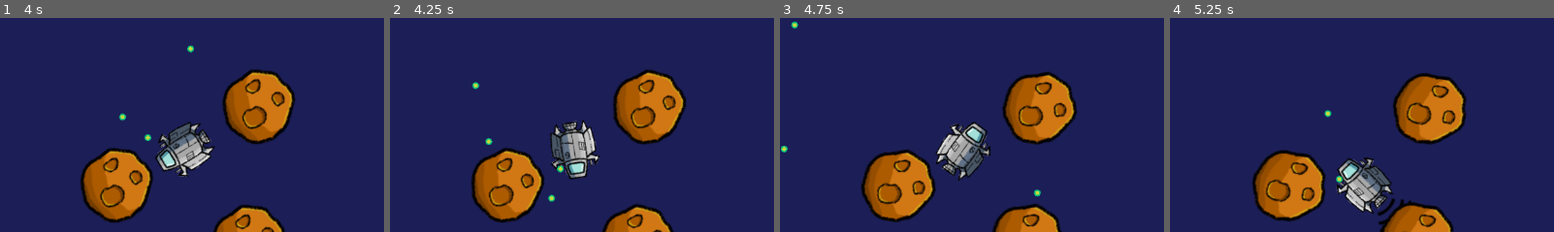
Above: before the commit, frames 1-4 (left to right).
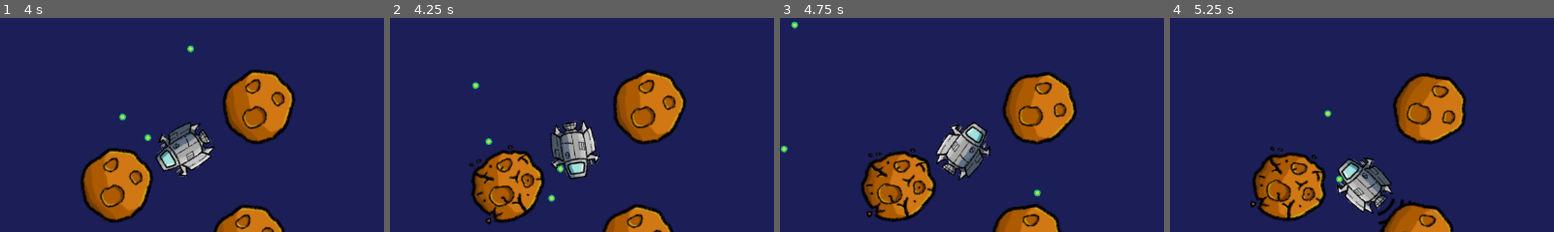
Above: after the commit, the same moments.

Repository: proJJ999/Spaceship-Enjoyer
Game: Godot game, scene res://src/levels/level_template.tscn
Two runs of this game, one before a commit and one after it. Both use one fixed random seed, a clock stepped at 60 frames per second and the inputs below.
Inputs:
- Up to frame 1 (4 s): hold D (move_right) 0.53-1.28 s; hold Up (shoot) 0.53-1.28 s; hold S (move_down) 1.28-2.03 s; tap Up (shoot) at 1.35, 2.85 s; hold D (move_right) 2.03-2.78 s; hold Up (shoot) 2.03-2.78 s; hold W (move_up) 2.78-3.53 s; hold Left (left) from 3.53 s (still down); hold Up (shoot) from 3.53 s (still down)
- Up to frame 2 (4.25 s): keep holding Left (left); keep holding Up (shoot)
- Up to frame 3 (4.75 s): keep holding Left (left); release Up (shoot) at 4.28 s; tap Up (shoot) at 4.35 s
- Up to frame 4 (5.25 s): release Left (left) at 5.03 s; hold S (move_down) from 5.03 s (still down); hold Up (shoot) from 5.03 s (still down)
The pictures show only the part of the screen within x 44-94%, y 7-57%; the shares and areas given below are measured in that part.

Frame 1 is identical in both runs. In frame 2, 1.6% of the frame differs, in the area x 20-41%, y 59-97%; in frame 3, 1.6%; in frame 4, 1.6%.

Commit message:
Same behaviour as before, but code changed

Diff:
--- a/src/entities/meteor.tscn
+++ b/src/entities/meteor.tscn
@@ -35,6 +35,21 @@
 [sub_resource type="CircleShape2D" id="CircleShape2D_s6gcc"]
 radius = 42.0119
 
+[sub_resource type="Animation" id="Animation_dec08"]
+length = 0.001
+tracks/0/type = "value"
+tracks/0/imported = false
+tracks/0/enabled = true
+tracks/0/path = NodePath("AnimatedSprite2D:modulate")
+tracks/0/interp = 1
+tracks/0/loop_wrap = true
+tracks/0/keys = {
+"times": PackedFloat32Array(0),
+"transitions": PackedFloat32Array(1),
+"update": 0,
+"values": [Color(1, 1, 1, 1)]
+}
+
 [sub_resource type="Animation" id="Animation_4ai3p"]
 resource_name = "die"
 length = 0.5
@@ -63,21 +78,6 @@
 "args": [],
 "method": &"queue_free"
 }]
-}
-
-[sub_resource type="Animation" id="Animation_dec08"]
-length = 0.001
-tracks/0/type = "value"
-tracks/0/imported = false
-tracks/0/enabled = true
-tracks/0/path = NodePath("AnimatedSprite2D:modulate")
-tracks/0/interp = 1
-tracks/0/loop_wrap = true
-tracks/0/keys = {
-"times": PackedFloat32Array(0),
-"transitions": PackedFloat32Array(1),
-"update": 0,
-"values": [Color(1, 1, 1, 1)]
 }
 
 [sub_resource type="AnimationLibrary" id="AnimationLibrary_30sue"]
@@ -112,8 +112,10 @@
 
 [node name="DamageDetector" type="Area2D" parent="."]
 collision_layer = 0
+collision_mask = 5
 
 [node name="CollisionShape2D" type="CollisionShape2D" parent="DamageDetector"]
 shape = SubResource("CircleShape2D_hy40u")
 
+[connection signal="area_entered" from="DamageDetector" to="." method="_on_damage_detector_area_entered"]
 [connection signal="body_entered" from="DamageDetector" to="." method="_on_damage_detector_body_entered"]
